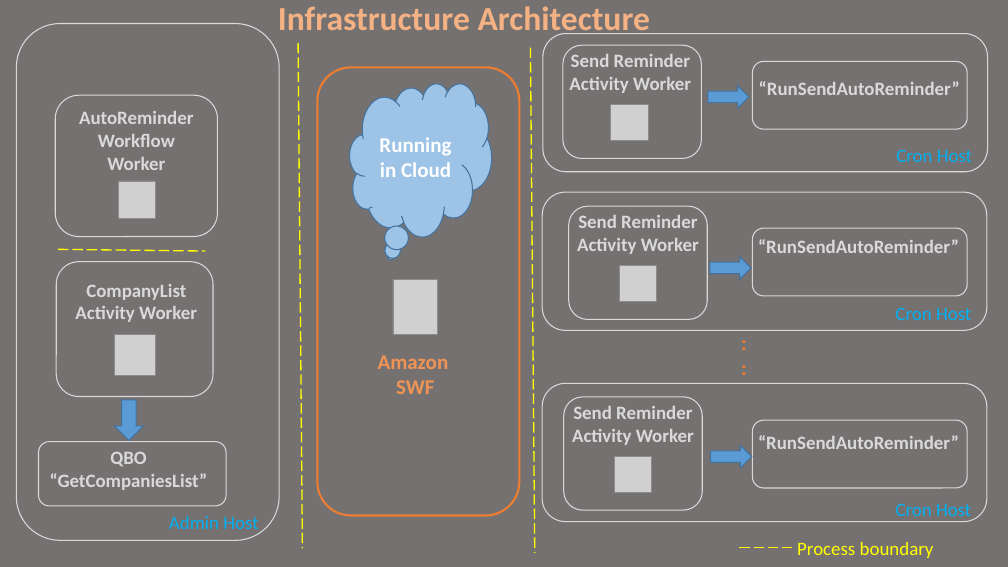
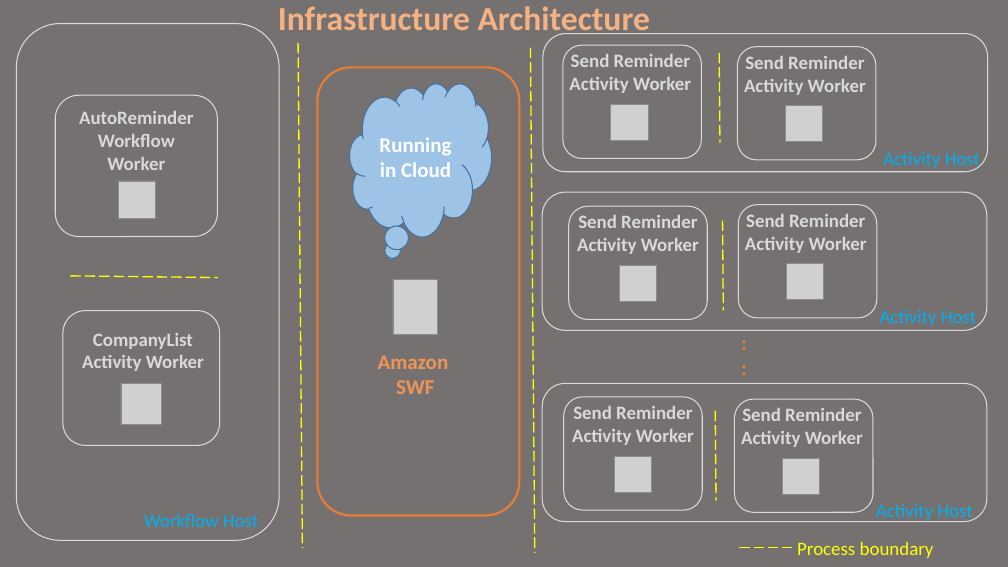
Before and after one commit to syedimranbasha/simpleworkflowservice, a slide deck: slide 9 of Architecture - RootConf.pptx (slide 7 before the commit). Drawn at 1008x567 pixels with LibreOffice and Linux fonts; fonts in the diff are those of the drawing; grey boxes stand for pictures. Boxes give left, top, right and bottom in pixels: in the first picture for what was removed or moved away, otherwise in the second. Text is boxed around its words. In the diff, an @@ line names an element or a change of style, - is before the commit and + after.

```diff
--- a/Architecture - RootConf.pptx
+++ b/Architecture - RootConf.pptx
@@ line added from (719, 53) to (720, 143), #FFFF00 1.25 pt dashed @@
@@ rounded rectangle: place and size @@
-rounded rectangle at [752, 61, 967, 129]
+rounded rectangle at [737, 47, 876, 160]
@@ text added at [744, 56, 866, 95], 18 pt, text #D9D9D9, bold @@
+Send Reminder Activity Worker
@@ right arrow removed at [708, 85, 749, 109] @@
@@ text removed at [759, 81, 960, 95] @@
-“RunSendAutoReminder”
@@ picture added at [786, 106, 823, 142] @@
@@ text at [883, 152, 980, 170]: text changed @@
-Cron Host
+Activity Host
@@ rounded rectangle: place and size @@
-rounded rectangle at [752, 228, 967, 296]
+rounded rectangle at [739, 205, 877, 318]
@@ line added from (723, 221) to (724, 311), #FFFF00 1.25 pt dashed @@
@@ text added at [745, 214, 867, 253], 18 pt, text #D9D9D9, bold @@
+Send Reminder Activity Worker
@@ text removed at [758, 239, 959, 253] @@
-“RunSendAutoReminder”
@@ right arrow removed at [710, 256, 752, 280] @@
@@ picture added at [786, 264, 824, 300] @@
@@ line moved from (58, 250) - (206, 251) to (70, 276) - (218, 278) @@
@@ 1 picture, 1 text, 1 rounded rectangle: place and size @@
-1 picture, 1 text, 1 rounded rectangle at [56, 262, 212, 396]
+1 picture, 1 text, 1 rounded rectangle at [63, 311, 219, 445]
@@ text at [880, 310, 976, 328]: text changed @@
-Cron Host
+Activity Host
@@ right arrow removed at [115, 400, 144, 441] @@
@@ line added from (715, 411) to (716, 501), #FFFF00 1.25 pt dashed @@
@@ rounded rectangle: place and size @@
-rounded rectangle at [752, 420, 967, 488]
+rounded rectangle at [734, 399, 873, 513]
@@ text added at [741, 408, 863, 447], 18 pt, text #D9D9D9, bold @@
+Send Reminder Activity Worker
@@ rounded rectangle removed at [39, 442, 226, 506] @@
@@ right arrow removed at [711, 445, 752, 469] @@
@@ text removed at [758, 435, 959, 449] @@
-“RunSendAutoReminder”
@@ text removed at [50, 452, 208, 490] @@
-QBO “GetCompaniesList”
@@ picture added at [783, 458, 820, 495] @@
@@ text at [876, 504, 972, 522]: text changed @@
-Cron Host
+Activity Host
@@ text at [144, 514, 258, 527]: text changed @@
-Admin Host
+Workflow Host
```
Also in this commit, not shown: 7 other slides changed, 2 slides added, 2 slides removed.
